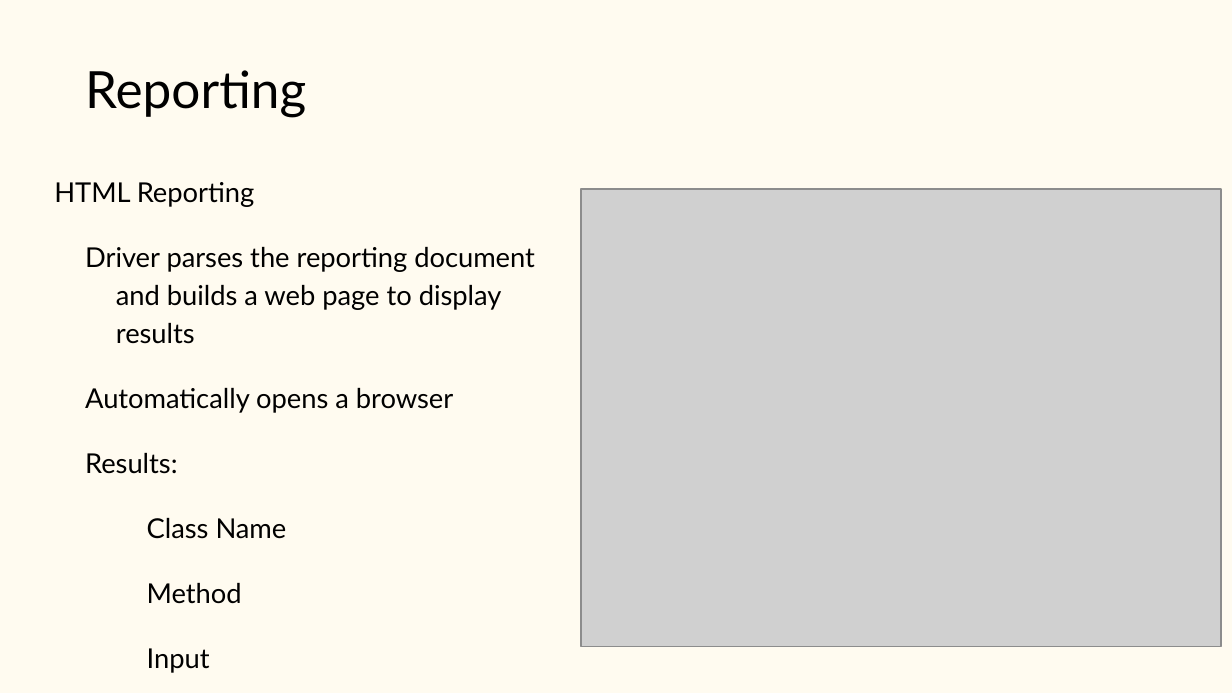
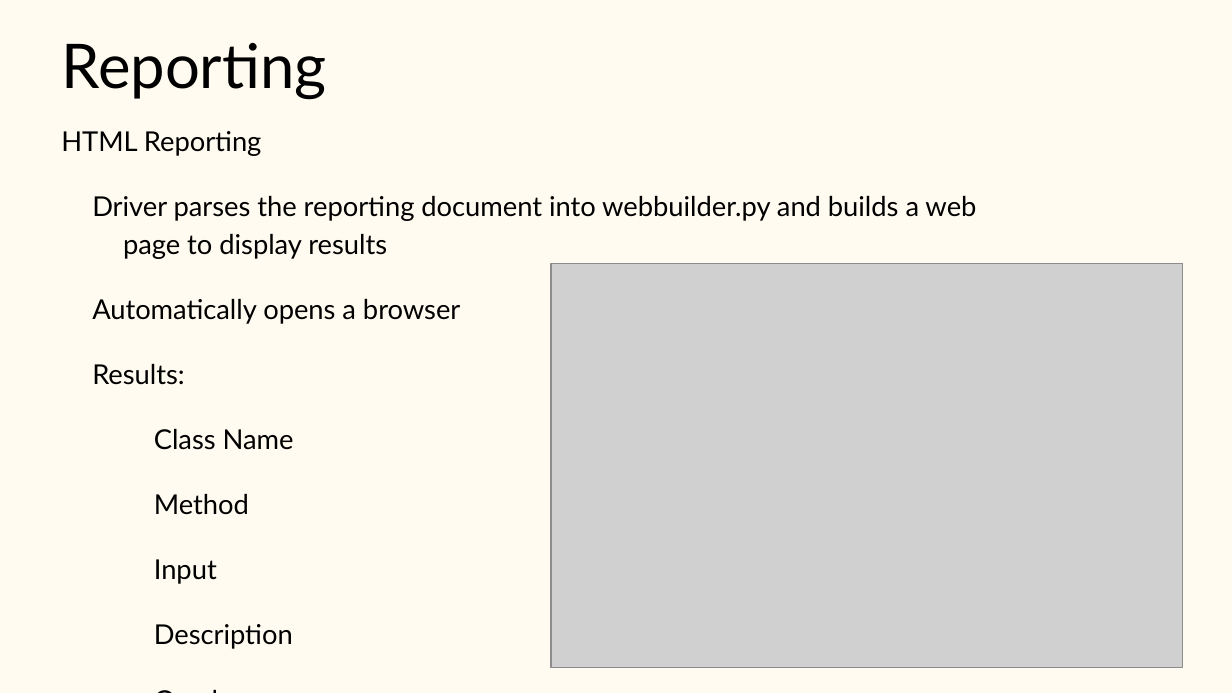
Before and after one commit to CSCI-362-03-2015/Team6, a slide deck: slide 7 of docs/Team6_presentation.pptx. Drawn at 1232x693 pixels with LibreOffice and Linux fonts; fonts in the diff are those of the drawing; grey boxes stand for pictures. Boxes give left, top, right and bottom in pixels: in the first picture for what was removed or moved away, otherwise in the second. Text is boxed around its words. In the diff, an @@ line names an element or a change of style, - is before the commit and + after.

Commit message:
documents

```diff
--- a/docs/Team6_presentation.pptx
+++ b/docs/Team6_presentation.pptx
@@ title "Reporting": place and size @@
-title "Reporting" at box(85, 70, 306, 117)
+title "Reporting" at box(61, 43, 326, 100)
@@ title "Reporting" at box(61, 43, 326, 100): size 30 to 36 pt @@
@@ text "HTML Reporting": place and size @@
-text "HTML Reporting" at box(54, 182, 535, 673)
+text "HTML Reporting" at box(61, 131, 976, 649)
@@ text at box(92, 196, 976, 259): text changed @@
-Driver parses the reporting document and builds a web page to display results
+Driver parses the reporting document into webbuilder.py and builds a web page to display results
@@ picture: place and size @@
-picture at box(582, 188, 1221, 646)
+picture at box(551, 264, 1183, 668)
```
Also in this commit, not shown: 8 other slides changed, 1 slide added, 1 other file.
